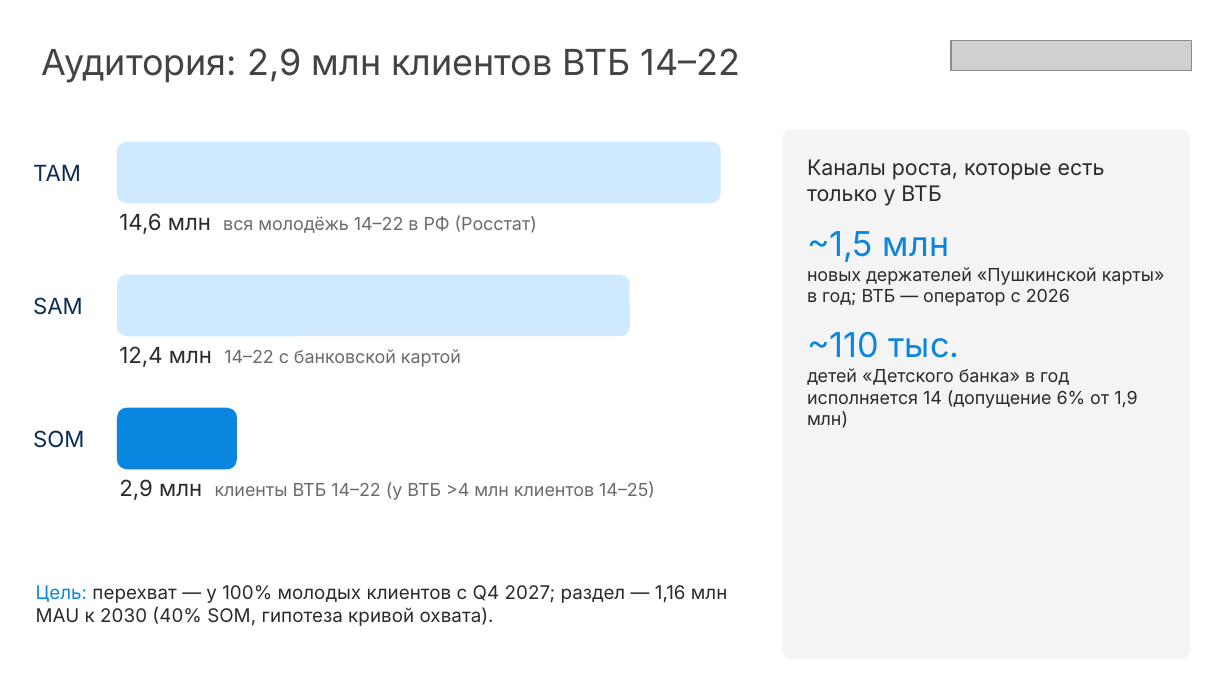
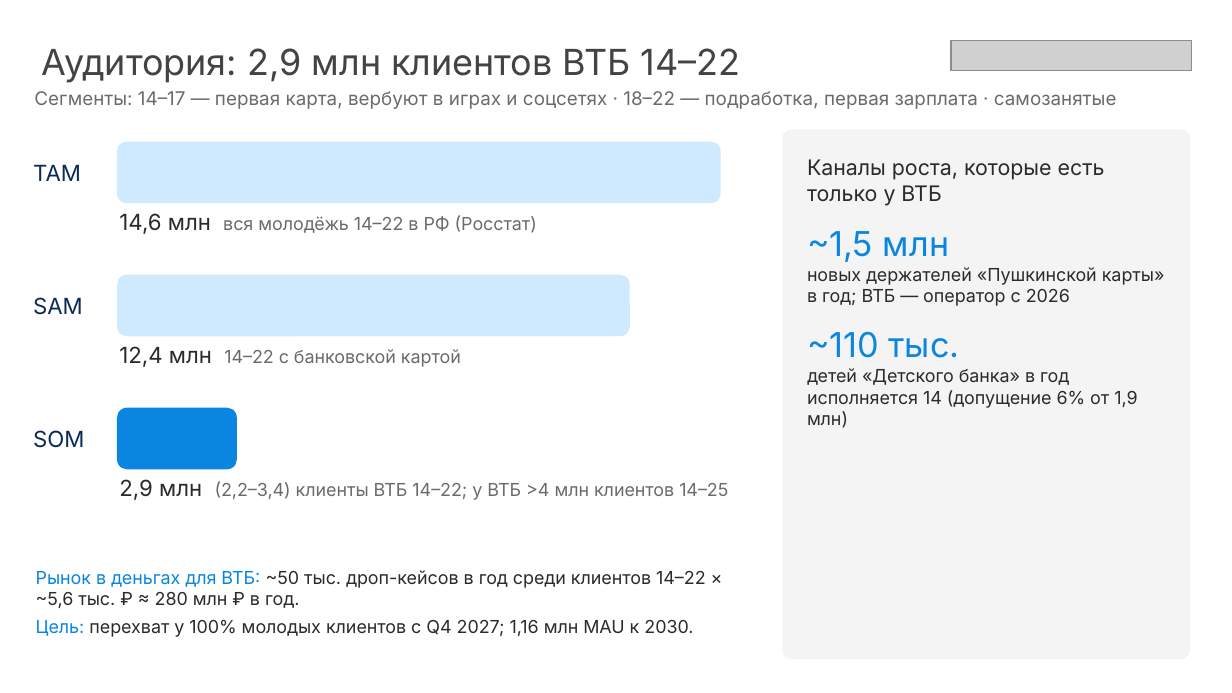
Before and after one commit to keshaptisa/nexus_vtb, a slide deck: slide 13 of Старт_презентация.pptx (slide 11 before the commit). Drawn at 1232x693 pixels with LibreOffice and Linux fonts; fonts in the diff are those of the drawing; grey boxes stand for pictures. Boxes give left, top, right and bottom in pixels: in the first picture for what was removed or moved away, otherwise in the second. Text is boxed around its words. In the diff, an @@ line names an element or a change of style, - is before the commit and + after.

Commit message:
Презентация: JTBD, УТП и матрица конкурентов, сегменты и рынок в деньгах, теневой режим; ссылки в отчёте по спринту

```diff
--- a/Старт_презентация.pptx
+++ b/Старт_презентация.pptx
@@ text added at [34,91,1117,109], 11 pt, text #6B6B6B @@
+Сегменты: 14–17 — первая карта, вербуют в играх и соцсетях · 18–22 — подработка, первая зарплата · самозанятые
@@ text at [119,479,728,500]: text changed @@
-2,9 млн клиенты ВТБ 14–22 (у ВТБ >4 млн клиентов 14–25)
+2,9 млн (2,2–3,4) клиенты ВТБ 14–22; у ВТБ >4 млн клиентов 14–25
@@ text at [36,570,706,637]: text changed; size 11 to 10.5 pt @@
-Цель: перехват — у 100% молодых клиентов с Q4 2027; раздел — 1,16 млн MAU к 2030 (40% SOM, гипотеза кривой охвата).
+Рынок в деньгах для ВТБ: ~50 тыс. дроп-кейсов в год среди клиентов 14–22 × ~5,6 тыс. ₽ ≈ 280 млн ₽ в год.
+Цель: перехват у 100% молодых клиентов с Q4 2027; 1,16 млн MAU к 2030.
```
Also in this commit, not shown: 1 other slide changed, 2 slides added, 2 other files.
